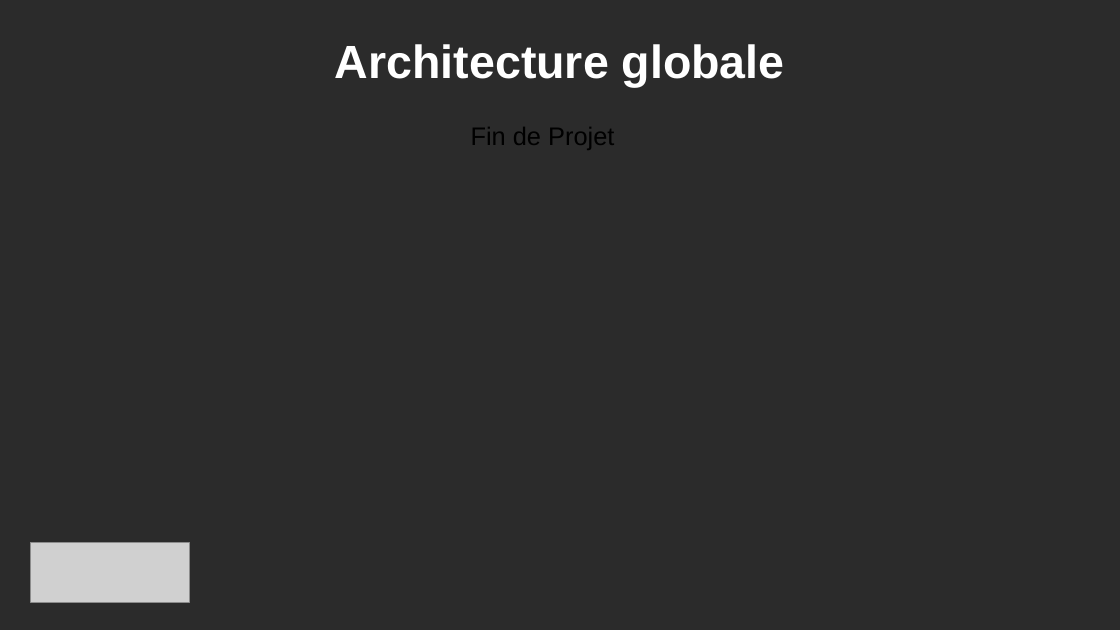
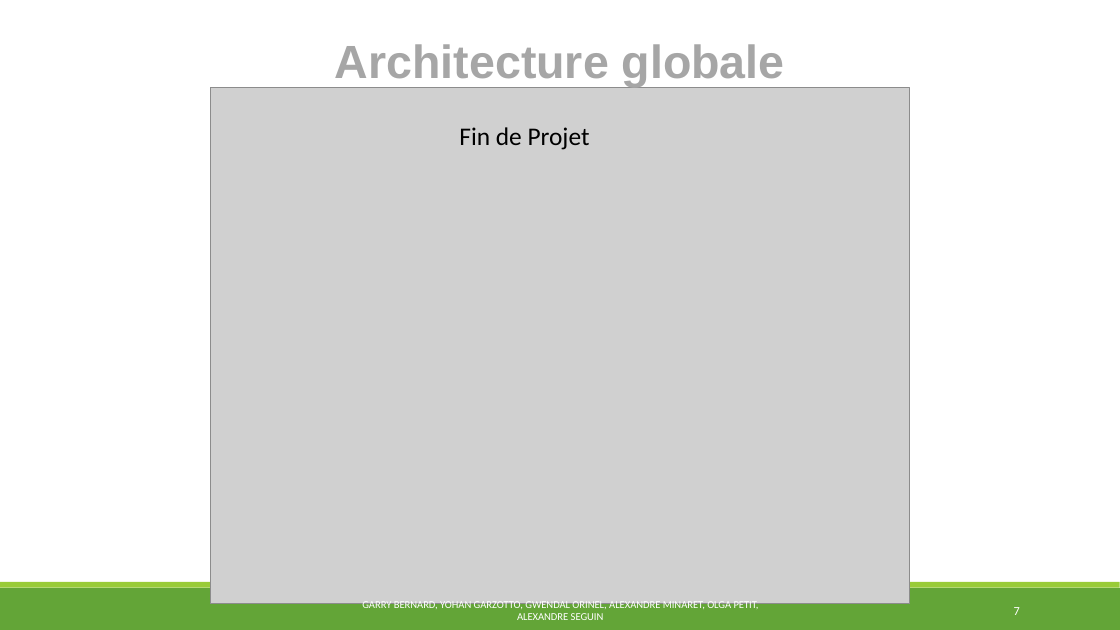
Before and after one commit to MSIR2018/Supervision-Cacti, a slide deck: slide 7 of Powerpoint.pptx. Drawn at 1120x630 pixels with LibreOffice and Linux fonts; fonts in the diff are those of the drawing; grey boxes stand for pictures; background and template pictures are left out; a plain dark background stands for a picture behind light text. Boxes give left, top, right and bottom in pixels: in the first picture for what was removed or moved away, otherwise in the second. Text is boxed around its words. In the diff, an @@ line names an element or a change of style, - is before the commit and + after.

```diff
--- a/Powerpoint.pptx
+++ b/Powerpoint.pptx
@@ background picture (left out) to #FFFFFF @@
@@ text "Architecture globale" at box(335, 44, 785, 87): text colour #FFFFFF to #A6A6A6 @@
@@ picture added at box(210, 87, 911, 604) @@
@@ text "Fin de Projet": place and size @@
-text "Fin de Projet" at box(471, 127, 614, 150)
+text "Fin de Projet" at box(459, 127, 590, 150)
@@ text "Fin de Projet" at box(459, 127, 590, 150): font Arial to Calibri @@
@@ picture removed at box(30, 543, 190, 603) @@
@@ rectangle added at box(0, 588, 1120, 630), fill #63A537 @@
@@ rectangle added at box(0, 582, 1120, 588), fill #99CB38 @@
@@ text added at box(362, 599, 759, 620), 7.4 pt, text #FFFFFF @@
+GARRY BERNARD, YOHAN GARZOTTO, GWENDAL ORINEL, ALEXANDRE MINARET, OLGA PETIT, ALEXANDRE SEGUIN
@@ page number added at box(1014, 607, 1020, 615), 8.7 pt, text #FFFFFF @@
+7
```
Also in this commit, not shown: 11 other slides changed, 1 slide added, 1 slide removed.
